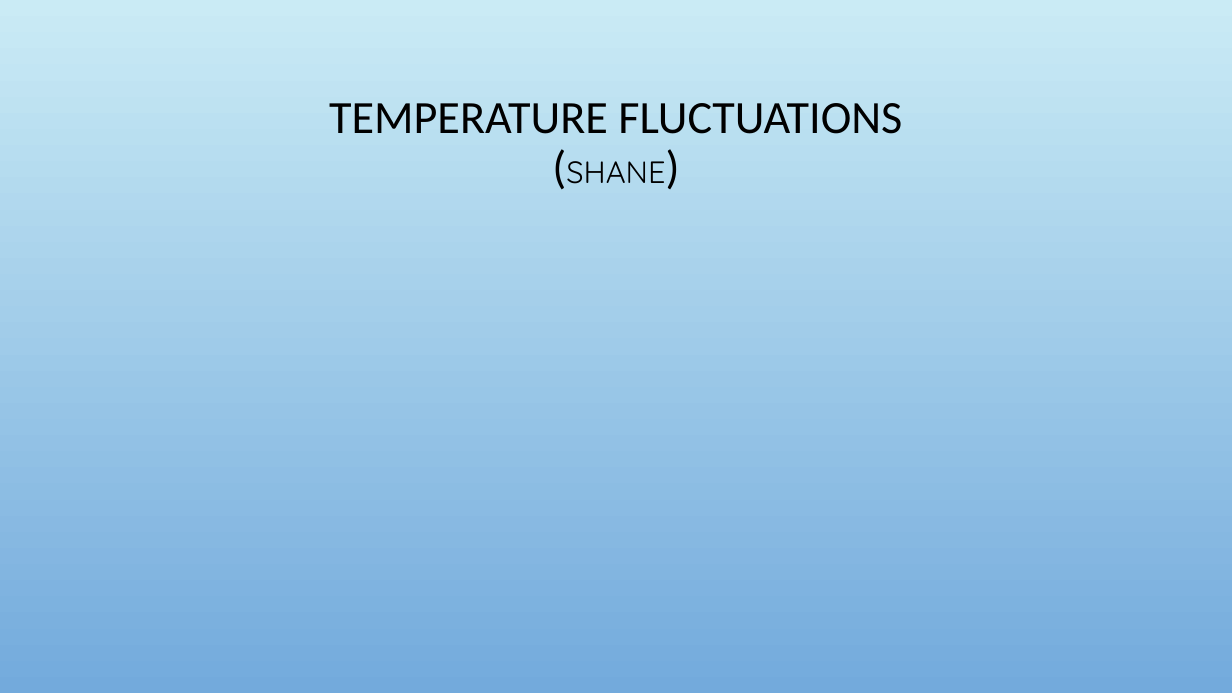
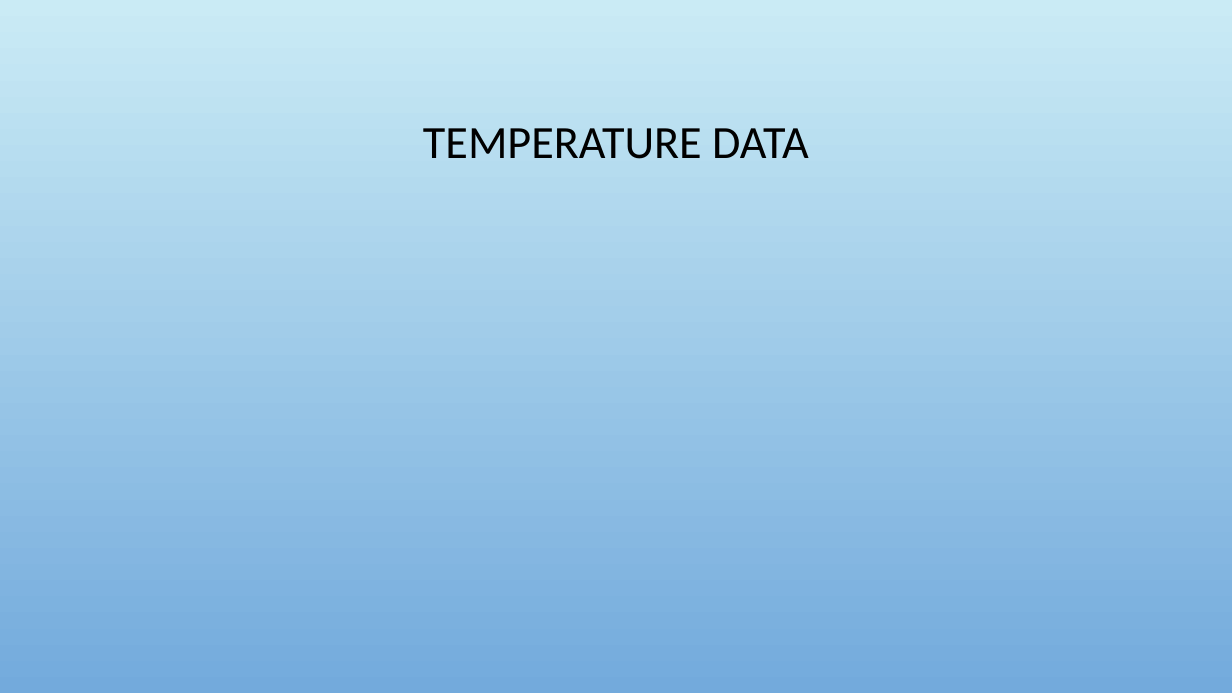
Before and after one commit to Siraj2493/Project-1, a slide deck: slide 8 of A-TEAM Presentation.pptx. Drawn at 1232x693 pixels with LibreOffice and Linux fonts; fonts in the diff are those of the drawing; background and template pictures are left out. Boxes give left, top, right and bottom in pixels: in the first picture for what was removed or moved away, otherwise in the second. Text is boxed around its words. In the diff, an @@ line names an element or a change of style, - is before the commit and + after.

```diff
--- a/A-TEAM Presentation.pptx
+++ b/A-TEAM Presentation.pptx
@@ title at (423, 128, 809, 159): text changed @@
-TEMPERATURE FLUCTUATIONS
-(SHANE)
+TEMPERATURE DATA
```
Also in this commit, not shown: 1 slide added, 6 other files.
